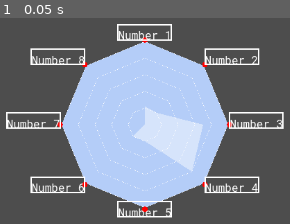
Above: before the commit, frame 1.
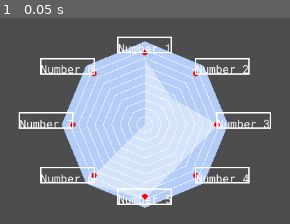
Above: after the commit, the same moment.

Repository: TheLsbt/godot_radar_graph
Game: Godot game, scene res://src/debug.tscn
The game is run twice, just before and just after one commit, with the same random seed, the same clock (stepped at 60 frames per second) and the same inputs. The project has no main scene, so this scene is started directly.
Inputs:
- Up to frame 1 (0.05 s): no input

The runs differ from the first frame. In frame 1, 19% of the frame differs, in the area x 2-98%, y 2-98%.

Commit message:
Made min_value and max_value act similar to Range
when the max_value is less than the min_value it will update the min_value to match the max value

Diff:
--- a/src/debug.tscn
+++ b/src/debug.tscn
@@ -15,31 +15,32 @@
 offset_bottom = 80.0
 script = ExtResource("2_k8q7i")
 font = ExtResource("3_v0rtb")
-title_seperation = 2.375
+title_seperation = -16.2
 background_color = Color(0.705058, 0.802439, 0.972596, 1)
 graph_color = Color(0.8394, 0.89315, 0.984997, 1)
 key_count = 8
+max_value = 10.0
 radius = 120.0
 show_guides = true
 guide_color = Color(1, 1, 1, 1)
-guide_step = 20.0
-guide_width = 0.28
-items/key_0/value = 22.0
+guide_step = 1.001
+guide_width = 0.8
+items/key_0/value = 7.865
 items/key_0/title = "Number 1"
 items/key_0/use_custom_color = false
-items/key_1/value = 20.0
+items/key_1/value = 4.51
 items/key_1/title = "Number 2"
 items/key_1/use_custom_color = false
-items/key_2/value = 70.0
+items/key_2/value = 8.875
 items/key_2/title = "Number 3"
 items/key_2/use_custom_color = false
-items/key_3/value = 80.0
+items/key_3/value = 6.305
 items/key_3/title = "Number 4"
 items/key_3/use_custom_color = false
-items/key_4/value = 20.0
+items/key_4/value = 8.995
 items/key_4/title = "Number 5"
 items/key_4/use_custom_color = false
-items/key_5/value = 20.0
+items/key_5/value = 10.0
 items/key_5/title = "Number 6"
 items/key_5/use_custom_color = false
 items/key_6/value = 0.0
--- a/src/radar_graph.gd
+++ b/src/radar_graph.gd
@@ -37,7 +37,11 @@
 		key_items = new_key_items
 
 @export var min_value := 0.0
-@export var max_value := 100.0
+@export var max_value := 100.0:
+	set(new_max_value):
+		max_value = new_max_value
+		if min_value > max_value:
+			min_value = max_value
 @export var radius: float = 0.0:
 	set(new_radius):
 		radius = new_radius
